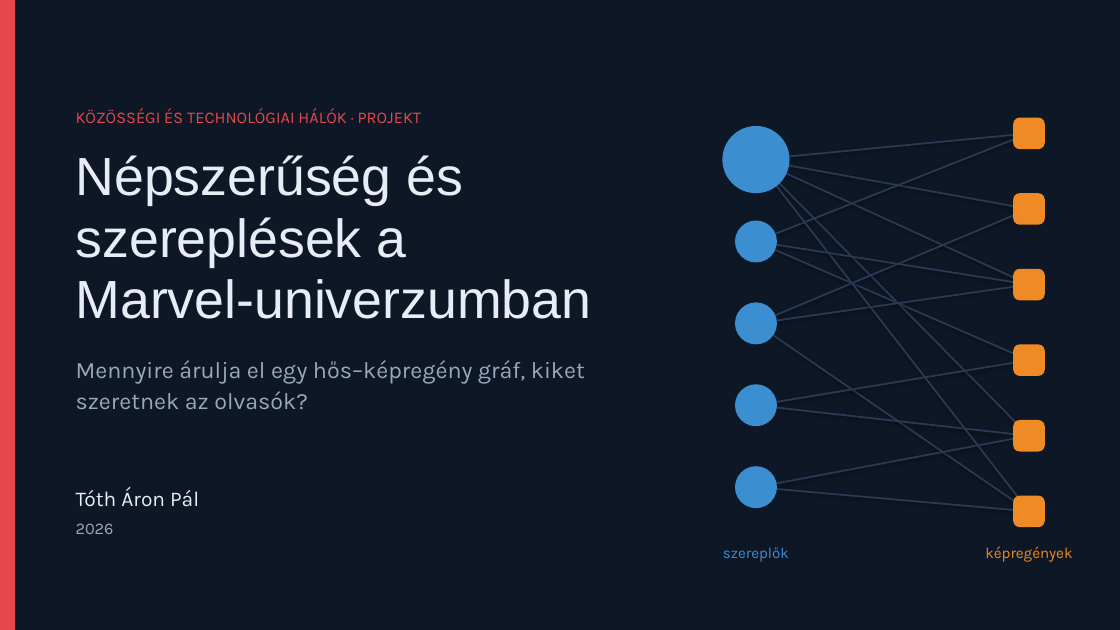
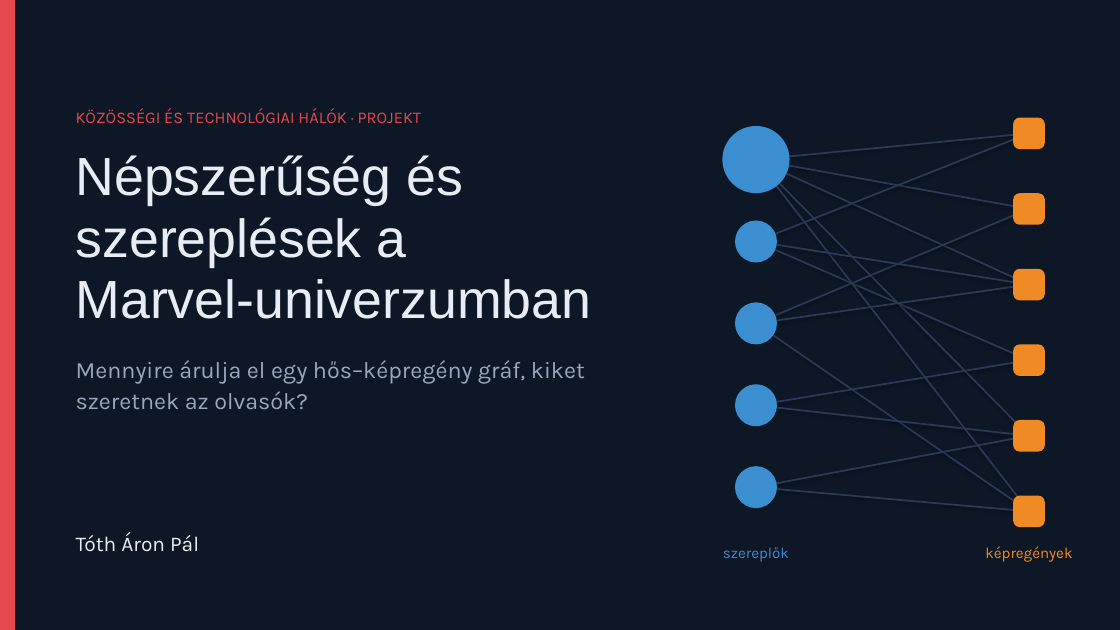
Before and after one commit to arrora09/kozhalo, a slide deck: slide 1 of project/presentation.pptx. Drawn at 1120x630 pixels with LibreOffice and Linux fonts; fonts in the diff are those of the drawing. Boxes give left, top, right and bottom in pixels: in the first picture for what was removed or moved away, otherwise in the second. Text is boxed around its words. In the diff, an @@ line names an element or a change of style, - is before the commit and + after.

Commit message:
ppt changes

```diff
--- a/project/presentation.pptx
+++ b/project/presentation.pptx
@@ text "Tóth Áron Pál": place and size @@
-text "Tóth Áron Pál" at [76, 487, 199, 507]
+text "Tóth Áron Pál" at [76, 532, 199, 552]
@@ text removed at [76, 523, 114, 534] @@
-2026
```
Also in this commit, not shown: 9 other slides changed.
